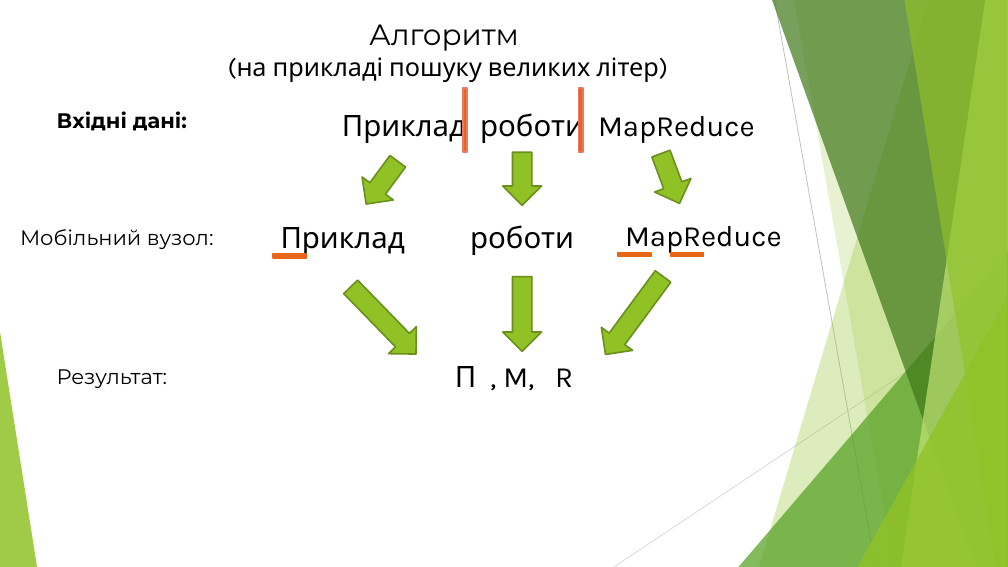
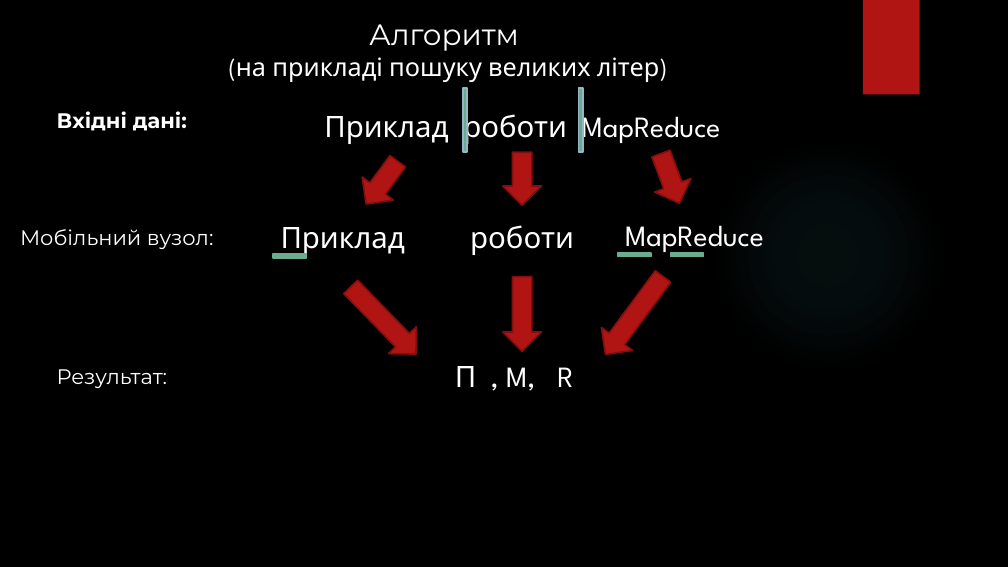
Before and after one commit to PavlezT/Reckon, a slide deck: slide 7 of documents/Предзахист_ПавленкоВ.М.pptx. Drawn at 1008x567 pixels with LibreOffice and Linux fonts; fonts in the diff are those of the drawing; background and template pictures are left out. Boxes give left, top, right and bottom in pixels: in the first picture for what was removed or moved away, otherwise in the second. Text is boxed around its words. In the diff, an @@ line names an element or a change of style, - is before the commit and + after.

```diff
--- a/documents/Предзахист_ПавленкоВ.М.pptx
+++ b/documents/Предзахист_ПавленкоВ.М.pptx
@@ background #FFFFFF to picture (left out) @@
@@ text "Алгоритм (на прикладі пошуку великих ..." at (236,24,660,82): font Karla to League Spartan in "(на прикладі пошуку великих літер)"; text colour #000000 to #FFFFFF @@
@@ rectangle added at (863,0,920,95), fill #B01513 @@
@@ rectangle at (463,88,467,152): fill #E76618 to #6AAC90; outline #EB7766 1.5 pt to #95B6C5 1.5 pt @@
@@ rectangle at (578,88,583,152): fill #E76618 to #6AAC90; outline #EB7766 1.5 pt to #95B6C5 1.5 pt @@
@@ font Karla to League Spartan, text colour #000000 to #FFFFFF in 5 elements at (281,227,405,256), (470,225,574,255), (625,225,764,256), (455,366,573,391), (324,107,721,146) @@
@@ text "Приклад роботи MapReduce": place and size @@
-text "Приклад роботи MapReduce" at (342,109,755,144)
+text "Приклад роботи MapReduce" at (324,107,721,146)
@@ ellipse added at (712,138,944,371), fill gradient #50B9C1 @@
@@ fill #90C226 to #B01513; outline #6B901C 1.5 pt to #82100E 1.5 pt in 6 elements at (351,150,413,216), (503,152,541,205), (643,147,698,210), (336,274,430,368), (503,277,541,352), (590,265,678,366) @@
@@ fill #E76618 to #6AAC90; outline #E76618 1.5 pt to #6AAC90 1.5 pt in 3 elements at (273,254,306,258), (618,253,651,257), (671,253,704,257) @@
@@ group removed at (0,0,1008,567): 5 freeform shapes, 3 triangles, 2 lines @@
@@ text colour #000000 to #FFFFFF in 3 elements at (57,111,187,131), (20,229,214,249), (57,369,168,388) @@
```
Also in this commit, not shown: 14 other slides changed, 2 slides added, 19 other files.
